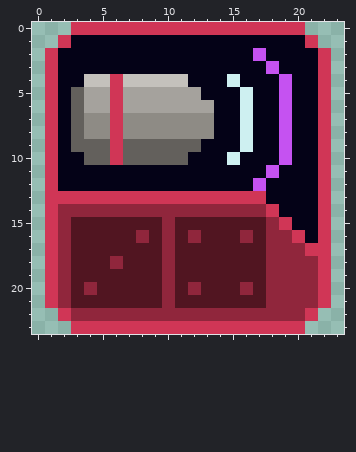
Pixel-art file, stored at Art/Textures/Tiles/RedTiles/concussion_round.aseprite. The picture above is the old version.
24x24 pixels, 1 frame.
Once edited:
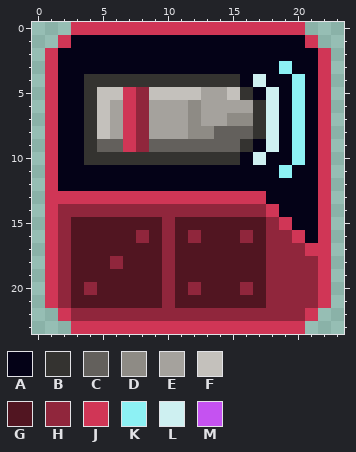
Palette (. is transparent): A #040217  B #343330  C #63605c  D #8e8b85  E #a5a29d  F #c4c1bc  G #511521  H #90263c  J #d03656  K #8df1f4  L #cef0f1  M #c552f1
Difference:
@@ x 0..23 @@
  1 ..JAAAAAAAAAAAAAAAAAAJ..
- 2 .JAAAAAAAAAAAAAAAMAAAAJ.
- 3 .JAAAAAAAAAAAAAAAAMAAAJ.
- 4 .JAAFFJFFFFFAAALAAAMAAJ.
- 5 .JACEEJEEEEEEAAALAAMAAJ.
- 6 .JACEEJEEEEEEEAALAAMAAJ.
- 7 .JACDDJDDDDDDDAALAAMAAJ.
- 8 .JACDDJDDDDDDDAALAAMAAJ.
- 9 .JACCCJCCCCCCAAALAAMAAJ.
-10 .JAACCJCCCCCAAALAAAMAAJ.
-11 .JAAAAAAAAAAAAAAAAMAAAJ.
-12 .JAAAAAAAAAAAAAAAMAAAAJ.
+ 2 .JAAAAAAAAAAAAAAAAAAAAJ.
+ 3 .JAAAAAAAAAAAAAAAAAKAAJ.
+ 4 .JAABBBBBBBBBBBBALAAKAJ.
+ 5 .JAABFFJHFFFFEEFBALAKAJ.
+ 6 .JAABFEJHEEEDEEEEBLAKAJ.
+ 7 .JAABFEJHEEEDEEDDBLAKAJ.
+ 8 .JAABFEJHEEEDDCCCBLAKAJ.
+ 9 .JAABCCJHCCCCCCCBALAKAJ.
+10 .JAABBBBBBBBBBBBALAAKAJ.
+11 .JAAAAAAAAAAAAAAAAAKAAJ.
+12 .JAAAAAAAAAAAAAAAAAAAAJ.
 13 .JJJJJJJJJJJJJJJJJAAAAJ.
